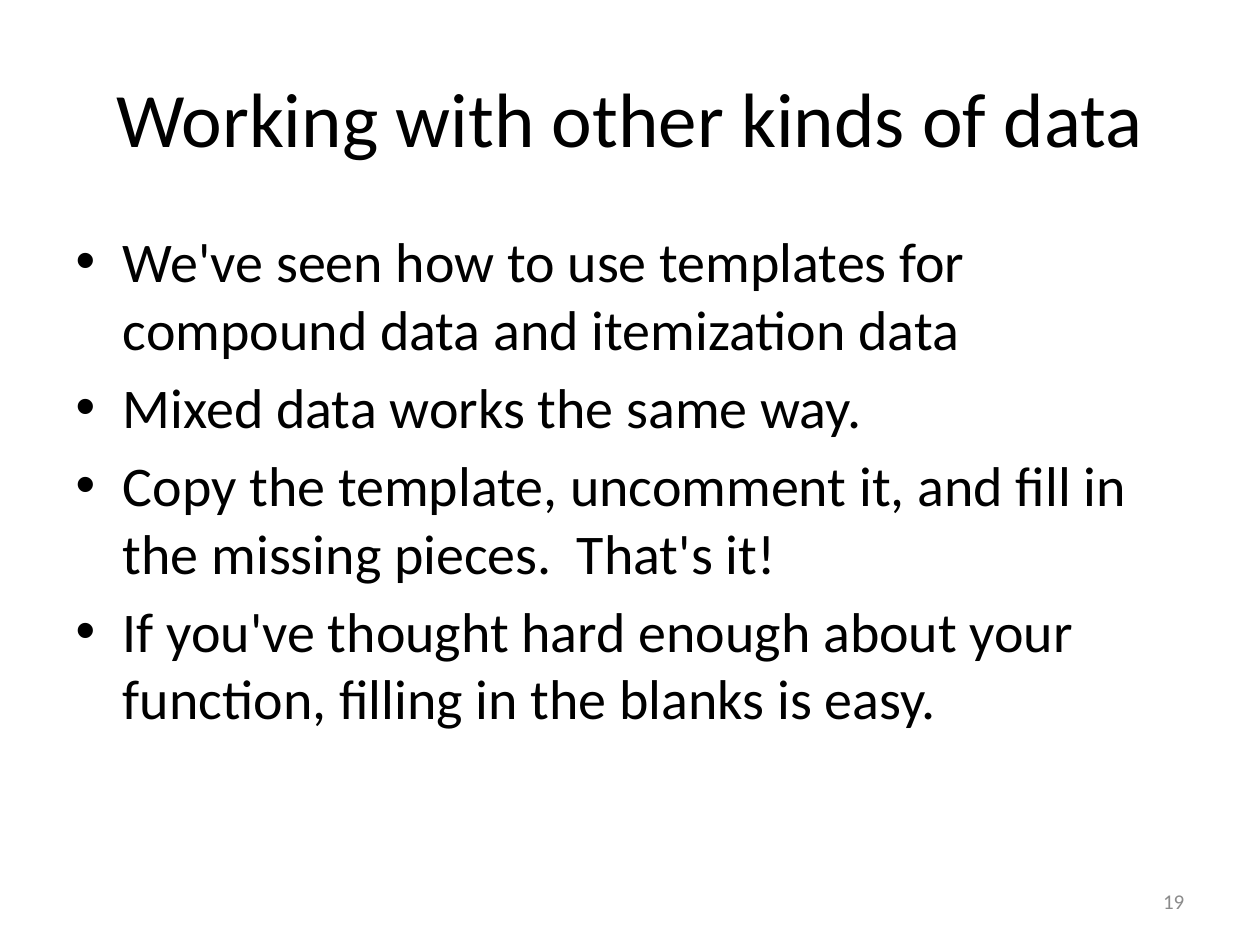
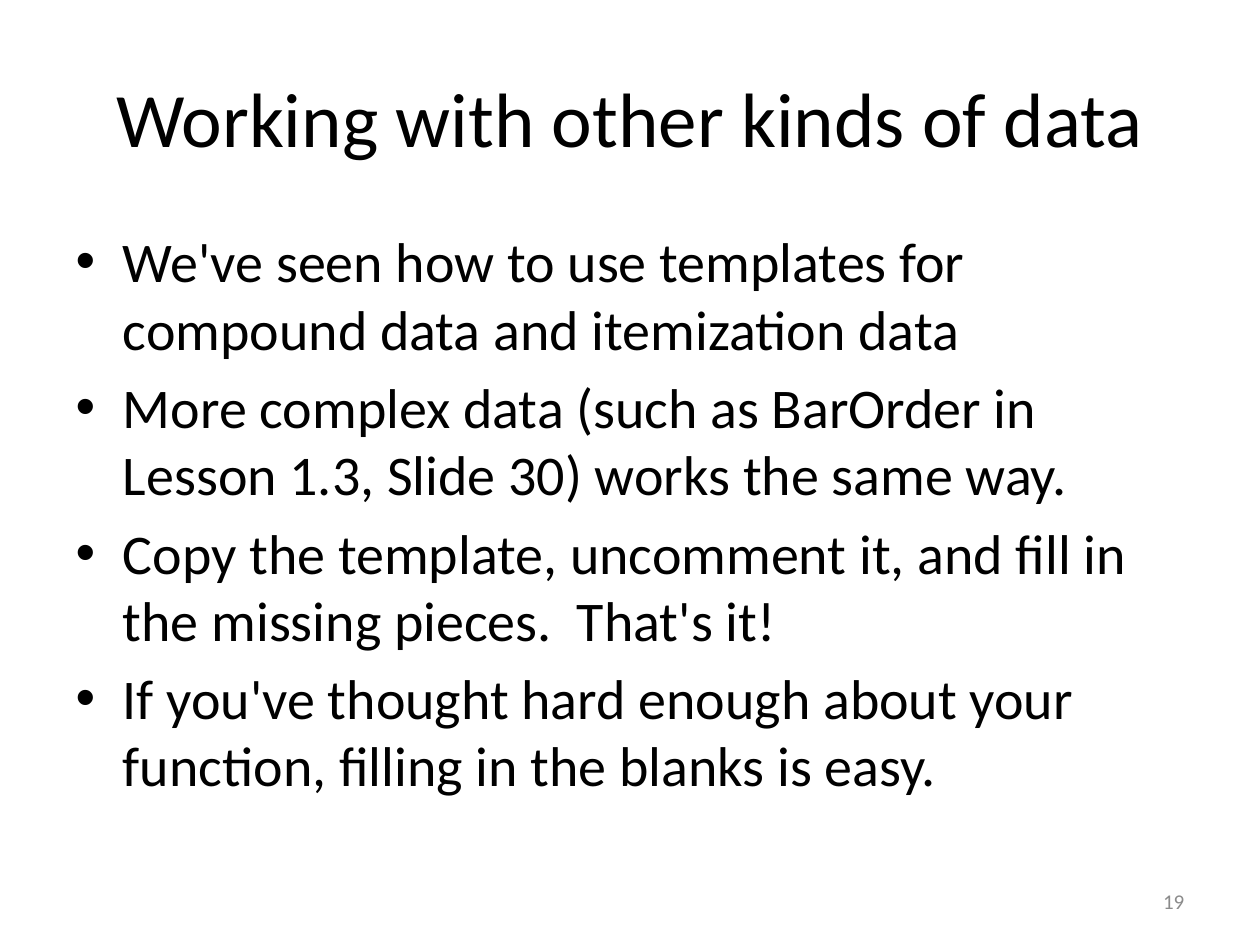
Before and after one commit to mwand/cs5010f17, a slide deck: slide 19 of Slides/Lesson 1.4 Using a Template.pptx. Drawn at 1260x945 pixels with LibreOffice and Linux fonts; fonts in the diff are those of the drawing. Boxes give left, top, right and bottom in pixels: in the first picture for what was removed or moved away, otherwise in the second. Text is boxed around its words. In the diff, an @@ line names an element or a change of style, - is before the commit and + after.

Commit message:
tried to expunge 'mixed data'

```diff
--- a/Slides/Lesson 1.4 Using a Template.pptx
+++ b/Slides/Lesson 1.4 Using a Template.pptx
@@ text at <box>123,387,1067,504</box>: text changed @@
-• Mixed data works the same way.
+• More complex data (such as BarOrder in Lesson 1.3, Slide 30) works the same way.
```
Also in this commit, not shown: 5 other slides changed, 6 other files.
